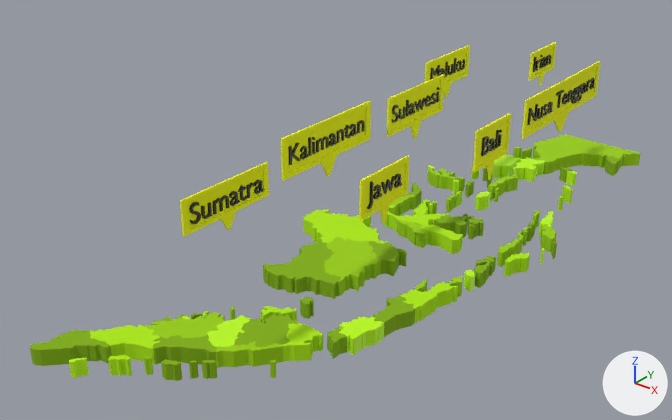
Two versions of the glTF model public/ui/petaIndonesia.glb, one commit apart.
The view is the same before and after, from a camera (50 mm lens) standing at (19.1, -27.6, 17.5) and looking at (-1.3, -2.1, 1.7). The axes (+X, +Y, +Z) are drawn at lower right. The lights are the same throughout. Where no turn or scale is listed for an object, it has been applied to the vertices. Vertices at the same position are counted once.
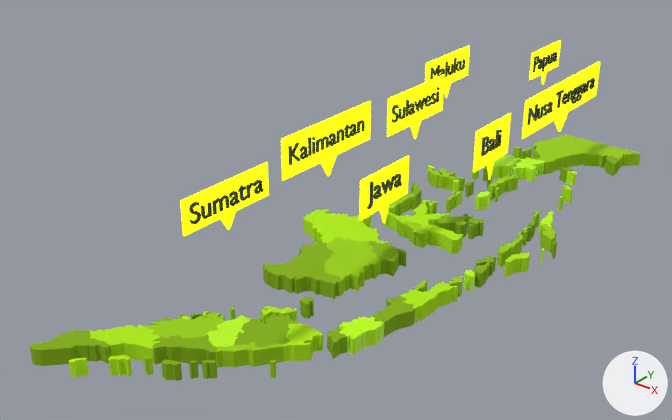
Scene script edits in JSON lines:
```json
{"op": "set", "path": "mat_papan.base_color", "old": "(0.924, 1.0, 0.0)", "new": "(0.796, 1.0, 0.0)", "note": "yellow #f6ff00 -> yellow #e7ff00"}
{"op": "add", "block": "mat_papan", "code": "mat_papan.emission_color = (0.825, 0.945, 0.00183)  # yellow #eaf906"}
{"op": "add", "block": "mat_papan", "code": "mat_papan.emission_strength = 1.0"}
{"block": "me_text_008", "where": "# used by ob_text_007; location = (1.06, 8.87, 4.99)"}
{"op": "remove", "block": "me_text_008", "code": "me_text_008.from_pydata(...)  # 684 vertices, 1348 faces; spans x -0.04..0.04, y 0.07..1.67, z -0.01..0.66"}
{"op": "add", "block": "me_text_008", "code": "me_text_008.from_pydata(...)  # 1076 vertices, 2148 faces; spans x -0.04..0.04, y 0.07..2.26, z -0.22..0.66"}
{"block": "me_text_008", "change": "me_text_008 part 1: the loose piece of 114 vertices spanning x -0.04..0.04, y 1.3..1.67, z 0.0..0.44 is rebuilt with 112 vertices and now spans x -0.04..0.04, y 1.44..1.81, z -0.01..0.43"}
{"block": "me_text_008", "change": "me_text_008 part 2: 2 vertices moved within x -0.04..0.04, y 1.08, z 0.08; 446 vertices removed from x -0.04..0.04, y 0.17..1.23, z -0.01..0.66; 588 vertices added at x -0.04..0.04, y 0.16..1.35, z -0.22..0.66"}
{"op": "set", "path": "ob_cube_007.location", "old": "(1.05, 9.77, 4.39)", "new": "(1.05, 10.04, 4.39)"}
{"op": "set", "path": "ob_cube_007.scale", "old": "(0.0386, 0.206, 0.273)", "new": "(0.0386, 0.246, 0.273)"}
```

Where the change shows, as pixel boxes [x1, y1, x2, y2] in the pictures (672 x 420 px; the box of a moved part takes in the faces that stretch with it):
```json
{"object": "Cube.002", "change": "recoloured, surface changed", "before": [281, 101, 371, 181], "after": [281, 101, 371, 181]}
{"object": "Cube", "change": "recoloured, surface changed", "before": [180, 162, 269, 237], "after": [180, 162, 269, 237]}
{"object": "Cube.005", "change": "recoloured, surface changed", "before": [522, 61, 601, 139], "after": [522, 61, 601, 139]}
{"object": "Cube.003", "change": "recoloured, surface changed", "before": [387, 74, 444, 139], "after": [387, 74, 444, 139]}
{"object": "Cube.001", "change": "recoloured, surface changed", "before": [359, 155, 409, 224], "after": [359, 155, 409, 224]}
{"object": "Cube.004", "change": "recoloured, surface changed", "before": [473, 113, 511, 180], "after": [473, 113, 511, 180]}
{"object": "Cube.006", "change": "recoloured, surface changed", "before": [425, 45, 470, 98], "after": [425, 45, 470, 98]}
{"object": "Cube.007", "change": "recoloured, surface changed, moved, rescaled", "before": [528, 42, 556, 86], "after": [529, 40, 561, 85], "on screen": "14% wider"}
{"object": "Text.007", "change": "reshaped", "before": [533, 55, 552, 72], "after": [533, 52, 557, 72], "on screen": "25% wider, 17% taller"}
{"part": 1, "of": "me_text_008", "change": "rebuilt", "before": [546, 55, 552, 65], "after": [548, 54, 553, 64]}
{"part": 2, "of": "me_text_008", "change": "moved or reshaped", "before": [534, 57, 547, 72], "after": [534, 56, 548, 72]}
```
